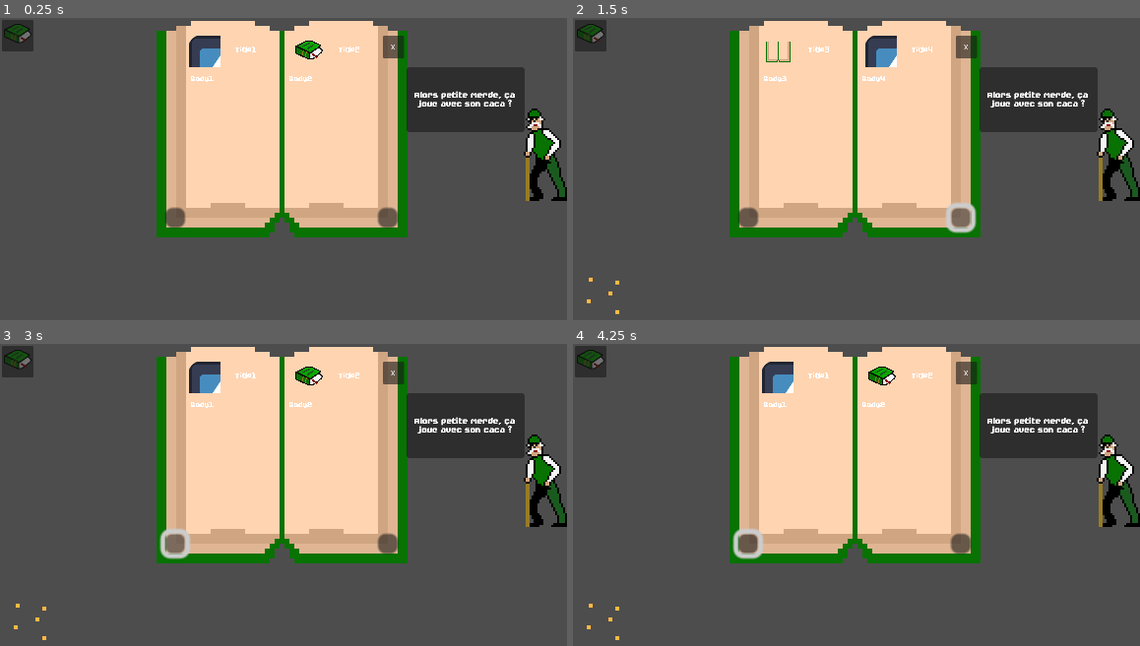
Above: before the commit, frames 1-4 (two rows, left to right).
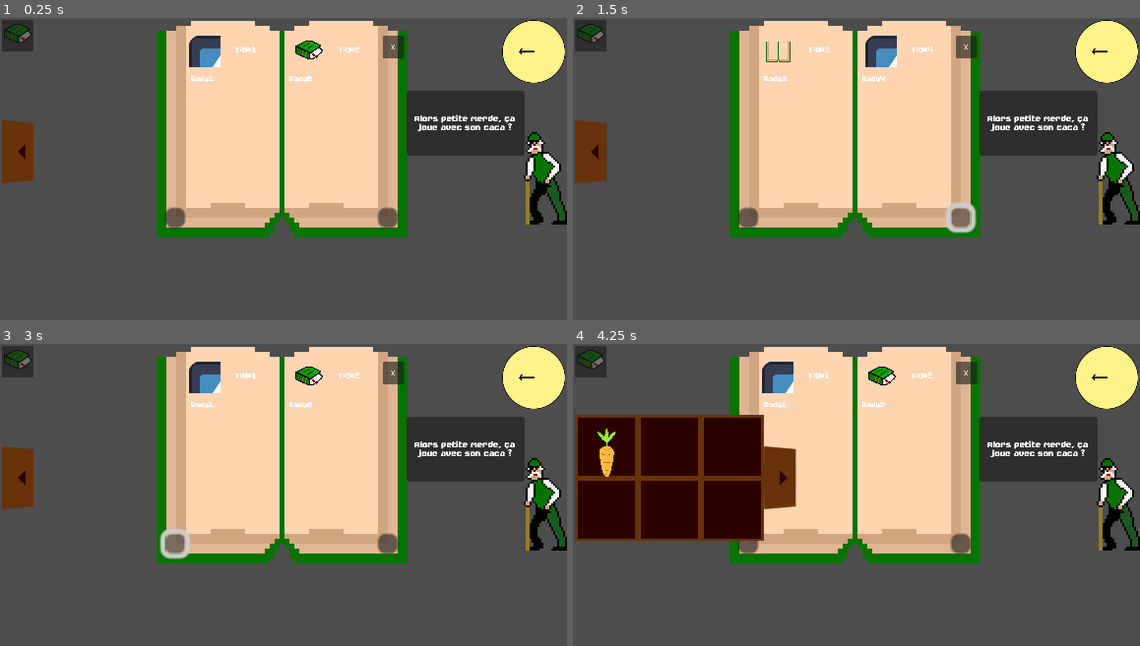
Above: after the commit, the same moments.

Repository: JustAlternate/Regenerative_Game_Jam
Game: Godot game, scene res://Scenes/home.tscn
Same seed, same stepped clock (60 frames per second), same inputs: the game is played once before the commit and once after it. The engine's default icon, where the game draws it, is replaced by a stand-in: a white triangle on a blue panel in a dark square.
Inputs (mouse positions are in pixels of both pictures, inside the frame that each line leads up to):
- Up to frame 1 (0.25 s): no input
- Up to frame 2 (1.5 s): click (607, 268) at 0.52 s; click (958, 217) at 1.25 s
- Up to frame 3 (3 s): click (385, 543) at 2 s; click (175, 543) at 2.75 s
- Up to frame 4 (4.25 s): click (607, 476) at 3.52 s

The runs differ from the first frame. In frame 1, 8.7% of the frame differs, in the area x 0-100%, y 0-69%; in frame 2, 8.7%; in frame 3, 8.7%; in frame 4, 23%, in the area x 0-100%, y 0-99%.

Commit message:
presque fin jour 1

Diff:
--- a/Scenes/home.tscn
+++ b/Scenes/home.tscn
@@ -1,8 +1,10 @@
-[gd_scene load_steps=4 format=3 uid="uid://cux0ivx6exq1b"]
+[gd_scene load_steps=6 format=3 uid="uid://cux0ivx6exq1b"]
 
 [ext_resource type="PackedScene" uid="uid://dftuedx82aneu" path="res://Scenes/encyclopedia.tscn" id="1_1gyia"]
 [ext_resource type="PackedScene" uid="uid://bu4wg2rbfgctm" path="res://Scenes/plant_spot.tscn" id="1_4iv55"]
 [ext_resource type="PackedScene" uid="uid://du2q4bvo17ea" path="res://Scenes/dialogue_grand_pere.tscn" id="2_005re"]
+[ext_resource type="PackedScene" uid="uid://cpc1baduxkefv" path="res://Scenes/seed_drawer.tscn" id="4_fw8ti"]
+[ext_resource type="PackedScene" uid="uid://slb4mijat6jh" path="res://Scenes/clock.tscn" id="5_gjtvy"]
 
 [node name="home" type="Node2D"]
 
@@ -39,6 +41,13 @@
 [node name="Encyclopedia" parent="Game" instance=ExtResource("1_1gyia")]
 
 [node name="Dialogue_grand_pere" parent="Game" instance=ExtResource("2_005re")]
-position = Vector2(546, 150)
+position = Vector2(546, 174)
+
+[node name="seed_drawer" parent="Game" instance=ExtResource("4_fw8ti")]
+position = Vector2(2.47719, 72.0615)
+
+[node name="Clock" parent="Game" instance=ExtResource("5_gjtvy")]
+position = Vector2(542.477, 34.0615)
+scale = Vector2(0.5, 0.5)
 
 [node name="background" type="Sprite2D" parent="Game"]
--- a/Scripts/plant_spot.gd
+++ b/Scripts/plant_spot.gd
@@ -19,7 +19,7 @@
 
 
 func _on_button_pressed():
-	if GlobalVariables.action_picked == "Graine":
+	if GlobalVariables.action_picked == "seed":
 		if plant_type == "None":
 			plant_scene = load("res://Scenes/plants/" + GlobalVariables.seed_picked + ".tscn")
 			plant_instance = plant_scene.instantiate()
